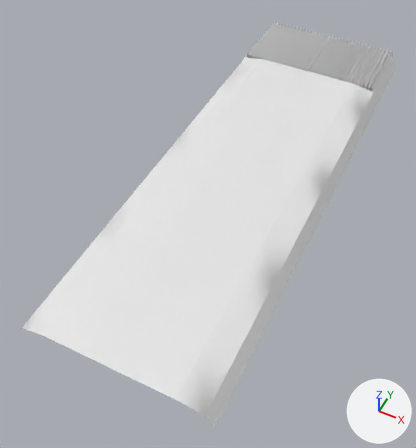
The OBJ model Resources/Meshes/18m/Ground_LevelCrossing_Pavement.obj, before and after one commit.
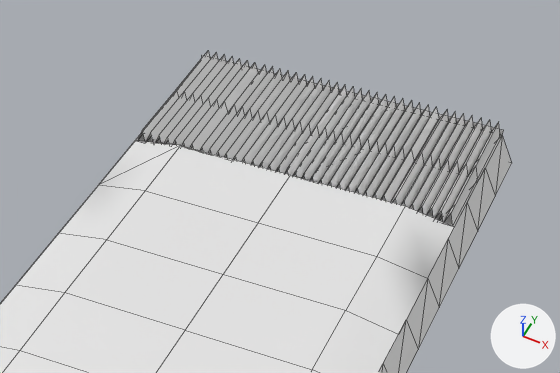
Each version is shown whole from a 50 mm lens placed at (19.7, -50.8, 48.5), pointed at (-2.0, -7.3, -5.8), then close up on the part from 46% to 100% of the width and 0% to 34% of the height. Arrows for +X, +Y and +Z are at lower right; the lights stay in place. The close-ups show mesh edges as thin lines. Where no turn or scale is listed for an object, it has been applied to the vertices. Vertices at the same position are counted once.

The scene before the commit, as lines of its bpy script (objects in view):
```python
me_ground_levelcrossing_pavement = bpy.data.meshes.new('Ground_LevelCrossing_Pavement')
me_ground_levelcrossing_pavement.from_pydata(...)  # 382 vertices, 297 faces; spans x -11.0..11.0, y -32.0..32.0, z -2.0..0.5
ob_ground_levelcrossing_pavement = bpy.data.objects.new('Ground_LevelCrossing_Pavement', me_ground_levelcrossing_pavement)
ob_ground_levelcrossing_pavement.location = (0.0, 0.0, 0.0)
```
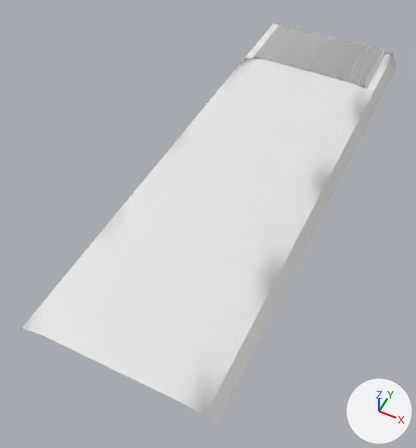
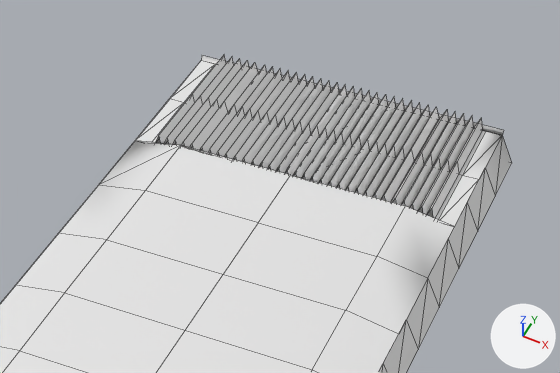
Diff of the bpy script that builds the scene:
```diff
--- a/Resources/Meshes/18m/Ground_LevelCrossing_Pavement.obj.py
+++ b/Resources/Meshes/18m/Ground_LevelCrossing_Pavement.obj.py
@@ me_ground_levelcrossing_pavement @@
 # used by ob_ground_levelcrossing_pavement; location = (0.0, 0.0, 0.0)
-me_ground_levelcrossing_pavement.from_pydata(...)  # 382 vertices, 297 faces; spans x -11.0..11.0, y -32.0..32.0, z -2.0..0.5
+me_ground_levelcrossing_pavement.from_pydata(...)  # 358 vertices, 279 faces; spans x -11.0..11.0, y -32.0..32.0, z -2.0..0.5
+# me_ground_levelcrossing_pavement part 1
+# 24 vertices are removed from x -9.9..9.9, y 21.3..32.0, z -0.3..0.5
+# 20 faces are deleted
+# 2 new faces join them
```

Boxes (x1, y1, x2, y2) around the edits, measured in the close-ups (560 x 373 px):
'Ground_LevelCrossing_Pavement', reshaped
    before: (0, 51, 512, 373)
    after: (0, 55, 512, 373)
part 1 of me_ground_levelcrossing_pavement, cut back
    before: (100, 51, 500, 226)
    after: (100, 141, 181, 184)
